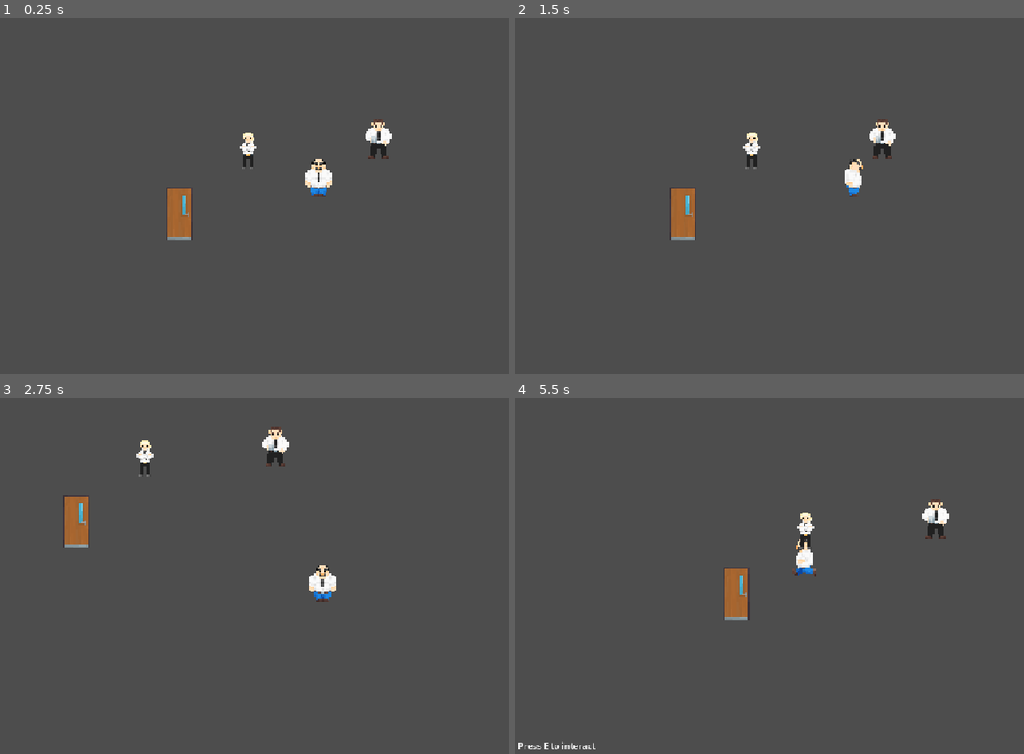
Above: before the commit, frames 1-4 (two rows, left to right).
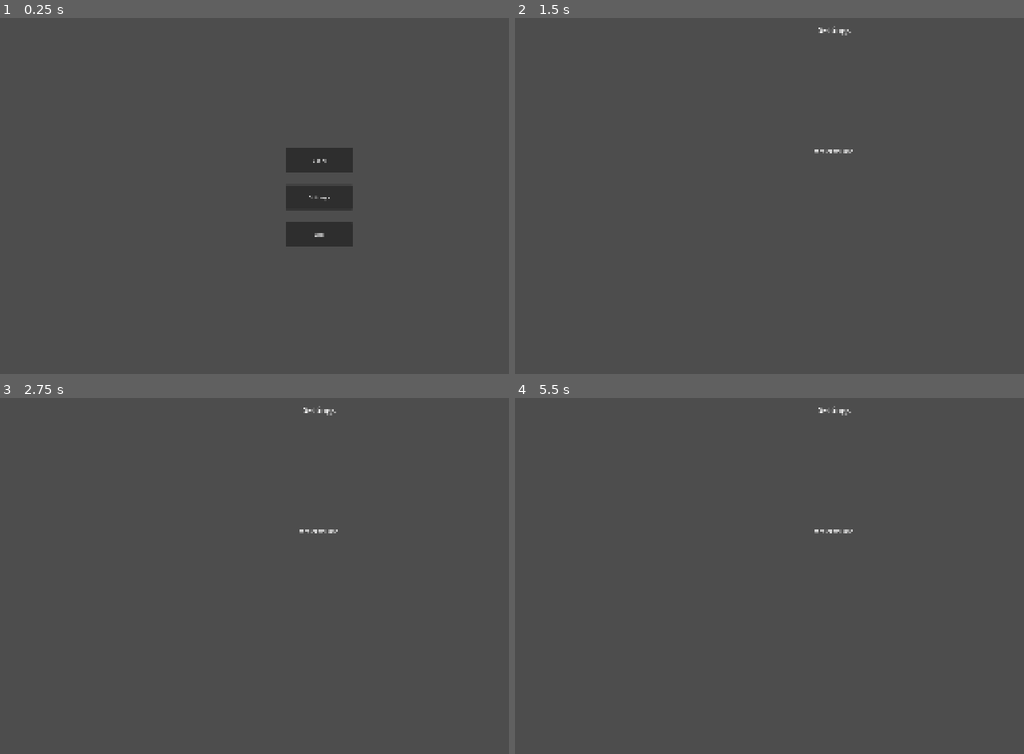
Above: after the commit, the same moments.

Repository: ShlimerAFK/GameJam
Game: Godot game, scene res://scenes/main_menu.tscn
Same seed, same stepped clock (60 frames per second), same inputs: the game is played once before the commit and once after it. Before the commit the project starts from res://scenes/scene_1.tscn. The engine's default icon, where the game draws it, is replaced by a stand-in: a white triangle on a blue panel in a dark square.
Inputs (mouse positions are in pixels of both pictures, inside the frame that each line leads up to):
- Up to frame 1 (0.25 s): no input
- Up to frame 2 (1.5 s): click (835, 196) at 0.5 s, where only the run after the commit has a clickable "Settings"; tap Enter at 1.25 s; hold D (right) from 1.28 s (still down); tap 1 (1) at 1.35 s
- Up to frame 3 (2.75 s): tap 2 (2) at 1.55, 2.1 s; release D (right) at 2.03 s; hold S (down) from 2.03 s (still down); tap 3 (3) at 2.3 s
- Up to frame 4 (5.5 s): release S (down) at 2.78 s; hold D (right) 2.78-3.53 s; tap 3 (3) at 2.85 s; tap 4 (4) at 3.05, 3.6 s; hold W (up) 3.53-4.28 s; tap 5 (5) at 3.8, 4.35 s; hold Shift (run) 4.28-5.03 s; hold A (left) from 4.28 s (still down); tap Shift (run) at 5.1 s; tap 1 (1) at 5.3 s

The runs differ from the first frame. In frame 1, 4.0% of the frame differs, in the area x 32-77%, y 28-65%; in frame 2, 1.6%; in frame 3, 1.7%; in frame 4, 1.7%.

Commit message:
Changed window size

Diff:
--- /dev/null
+++ b/default_bus_layout.tres
@@ -0,0 +1,15 @@
+[gd_resource type="AudioBusLayout" format=3 uid="uid://dvfwapqiqvh8b"]
+
+[resource]
+bus/1/name = &"Music"
+bus/1/solo = false
+bus/1/mute = false
+bus/1/bypass_fx = false
+bus/1/volume_db = 0.0
+bus/1/send = &"Master"
+bus/2/name = &"sfx"
+bus/2/solo = false
+bus/2/mute = false
+bus/2/bypass_fx = false
+bus/2/volume_db = 0.0
+bus/2/send = &"Master"
--- a/project.godot
+++ b/project.godot
@@ -11,9 +11,13 @@
 [application]
 
 config/name="Game Jam"
-run/main_scene="uid://c2ouubw8cdfl6"
+run/main_scene="uid://cs714u8en4s0l"
 config/features=PackedStringArray("4.7", "Forward Plus")
 config/icon="res://icon.svg"
+
+[audio]
+
+buses/default_bus_layout="uid://dvfwapqiqvh8b"
 
 [autoload]
 
@@ -22,6 +26,8 @@
 
 [display]
 
+window/size/viewport_width=1920
+window/size/viewport_height=1080
 window/stretch/mode="canvas_items"
 window/stretch/aspect="keep_height"
 
--- a/scenes/main_menu.tscn
+++ b/scenes/main_menu.tscn
@@ -8,8 +8,8 @@
 [node name="ButtonManeger" type="Control" parent="." unique_id=1227240553]
 layout_mode = 3
 anchors_preset = 0
-offset_right = 1151.0
-offset_bottom = 650.0
+offset_right = 1924.0
+offset_bottom = 1081.0
 
 [node name="MarginContainer" type="MarginContainer" parent="ButtonManeger" unique_id=475628451]
 custom_minimum_size = Vector2(200, 300)
--- a/scenes/settings.tscn
+++ b/scenes/settings.tscn
@@ -1,3 +1,52 @@
 [gd_scene format=3 uid="uid://de4k3mxfq8dio"]
 
 [node name="Settings" type="Node2D" unique_id=1342734604]
+
+[node name="ButtonManeger" type="Control" parent="." unique_id=1749926062]
+layout_mode = 3
+anchors_preset = 0
+offset_right = 1920.0
+offset_bottom = 1080.0
+
+[node name="MarginContainer" type="MarginContainer" parent="ButtonManeger" unique_id=778097883]
+custom_minimum_size = Vector2(400, 300)
+layout_mode = 1
+anchors_preset = 8
+anchor_left = 0.5
+anchor_top = 0.5
+anchor_right = 0.5
+anchor_bottom = 0.5
+offset_left = -200.0
+offset_top = -150.0
+offset_right = 200.0
+offset_bottom = 150.0
+grow_horizontal = 2
+grow_vertical = 2
+
+[node name="VBoxContainer" type="VBoxContainer" parent="ButtonManeger/MarginContainer" unique_id=1838832953]
+layout_mode = 2
+theme_override_constants/separation = 15
+
+[node name="Label" type="Label" parent="ButtonManeger/MarginContainer/VBoxContainer" unique_id=1174003641]
+layout_mode = 2
+size_flags_horizontal = 4
+size_flags_vertical = 0
+text = "Master Volume"
+horizontal_alignment = 1
+vertical_alignment = 1
+
+[node name="Label" type="Label" parent="ButtonManeger" unique_id=1637010885]
+layout_mode = 1
+anchors_preset = 5
+anchor_left = 0.5
+anchor_right = 0.5
+offset_left = -48.5
+offset_right = 48.5
+offset_bottom = 75.0
+grow_horizontal = 2
+size_flags_horizontal = 4
+size_flags_vertical = 0
+theme_override_font_sizes/font_size = 25
+text = "Settings"
+horizontal_alignment = 1
+vertical_alignment = 1
--- a/thingies/gui.tscn
+++ b/thingies/gui.tscn
@@ -10,3 +10,5 @@
 [node name="DialogNode" parent="." unique_id=540160289 instance=ExtResource("2_q2p4s")]
 
 [node name="InteractText" parent="." unique_id=940032747 instance=ExtResource("3_8xa08")]
+offset_right = 1922.0
+offset_bottom = 1082.0
